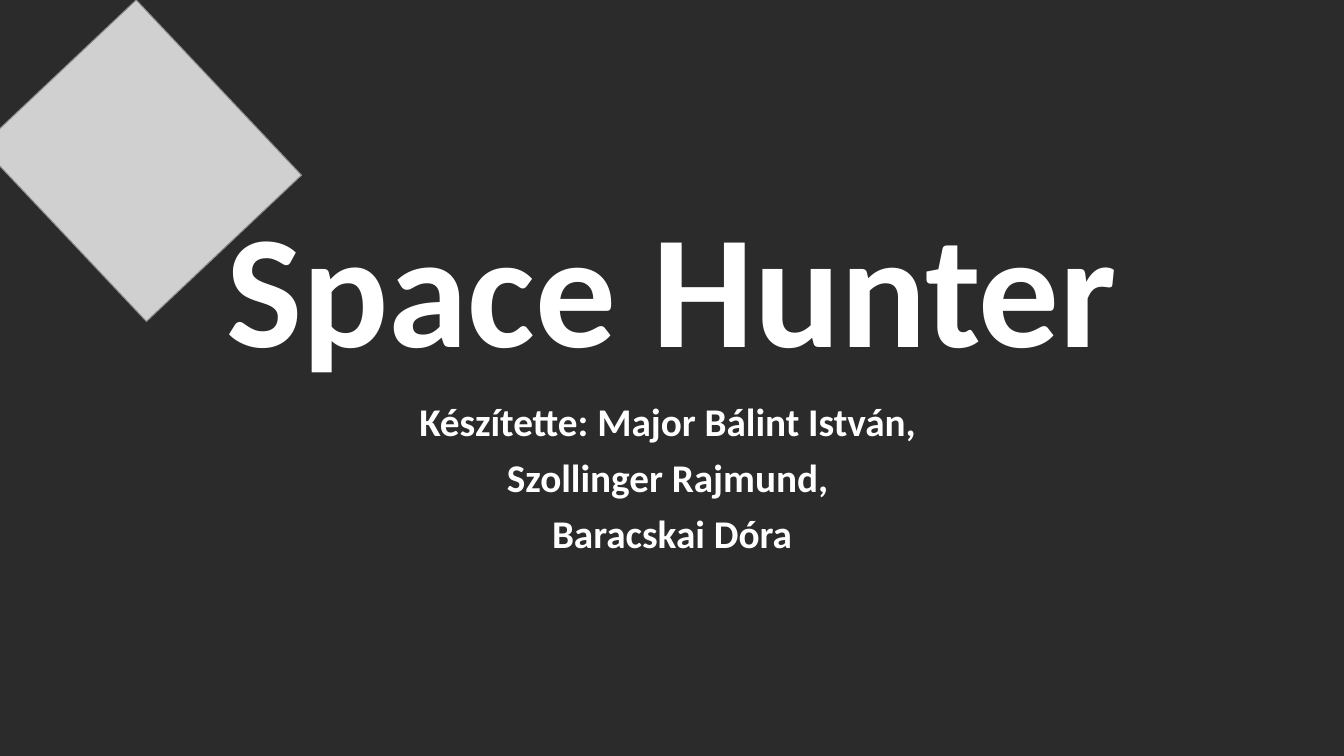
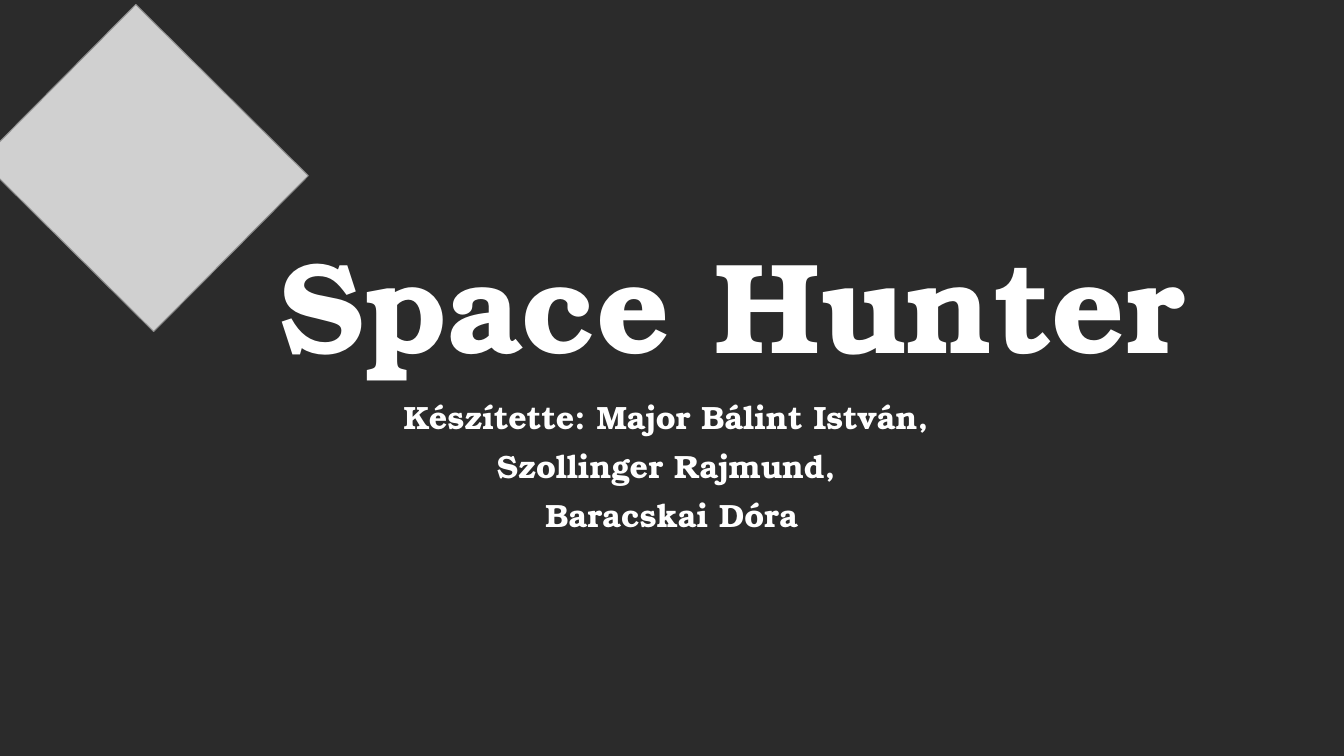
Before and after one commit to szollingerrajmund/SpaceHunter, a slide deck: slide 1 of PPT/Space Hunter.pptx. Drawn at 1344x756 pixels with LibreOffice and Linux fonts; fonts in the diff are those of the drawing; grey boxes stand for pictures; background and template pictures are left out; a plain dark background stands for a picture behind light text. Boxes give left, top, right and bottom in pixels: in the first picture for what was removed or moved away, otherwise in the second. Text is boxed around its words. In the diff, an @@ line names an element or a change of style, - is before the commit and + after.

```diff
--- a/PPT/Space Hunter.pptx
+++ b/PPT/Space Hunter.pptx
@@ picture at box(0, 5, 308, 332): rotation 46 to 44 degrees @@
@@ title "Space Hunter": place and size @@
-title "Space Hunter" at box(226, 213, 1117, 373)
+title "Space Hunter" at box(280, 263, 1185, 381)
@@ title "Space Hunter" at box(280, 263, 1185, 381): size 115 to 92 pt, font Calibri to TeX Gyre Bonum @@
@@ subtitle "Készítette: Major Bálint István," at box(404, 404, 929, 528): size 28 to 23 pt, font Calibri to TeX Gyre Bonum @@
```
Also in this commit, not shown: 6 other slides changed, 2 slides added, 2 slides removed, 1 other file.
